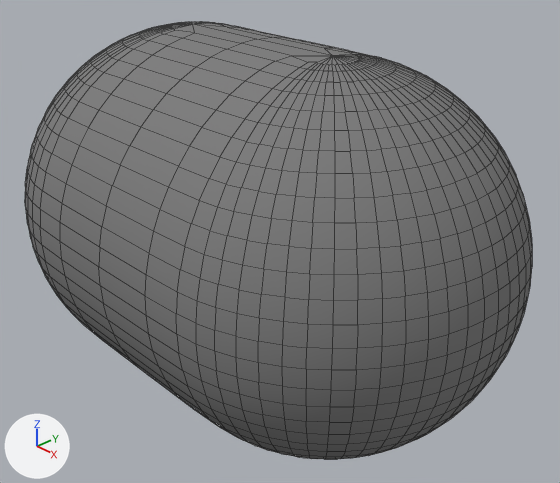
The Blender file core/assets/blender/projectiles.blend as it was, and as the next commit left it.
One viewpoint serves both versions: a 50 mm camera at (0.575, -0.51, 0.356) aimed at (0.022, 0.01, -0.017). The axes (+X, +Y, +Z) are drawn at lower left. The lights are the same throughout. Mesh edges are drawn as thin lines. The same objects are shown in both versions, whatever each file hides.
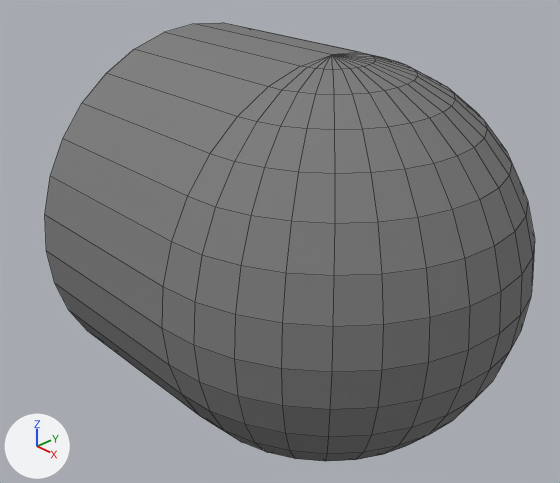
Commit message: Server calculates for projectile positions

Changed parts and their boxes (x1, y1, x2, y2) in the pictures (560 x 483 px):
'Sphere', reshaped, modifiers changed
    before: (25, 22, 532, 459)
    after: (45, 23, 535, 461)
part 1 of me_sphere, cut back
    before: (25, 22, 252, 336)

The change, as a diff of the scene's bpy script:
```diff
--- a/core/assets/blender/projectiles.blend.py
+++ b/core/assets/blender/projectiles.blend.py
@@ me_sphere @@
 # used by ob_sphere; location = (0.0, 0.0, 0.0); scale = (0.2, 0.2, 0.2)
-me_sphere.from_pydata(...)  # 514 vertices, 544 faces; spans x -1.5..1.5, y -1.0..1.0, z -1.0..1.0
+me_sphere.from_pydata(...)  # 289 vertices, 289 faces; spans x -0.5..1.5, y -1.0..1.0, z -1.0..1.0
+# me_sphere part 1
+# 225 vertices are removed from x -1.5..-0.54, y -0.98..0.98, z -0.98..0.98
+# 256 faces are deleted
+# 1 new face joins them
 me_sphere.materials.append(mat_shell)
@@ ob_sphere @@
 _m = ob_sphere.modifiers.new('Subdivision', 'SUBSURF')
-_m.render_levels = 1
+_m.levels = 0
+_m.render_levels = 0
```
